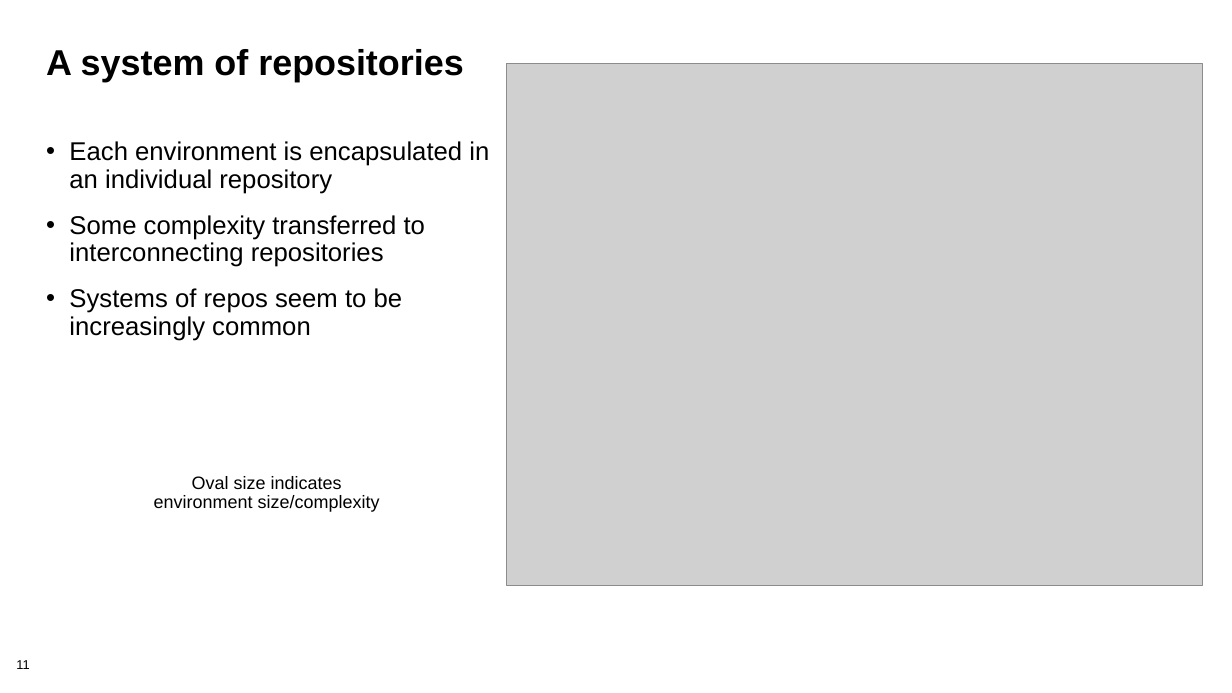
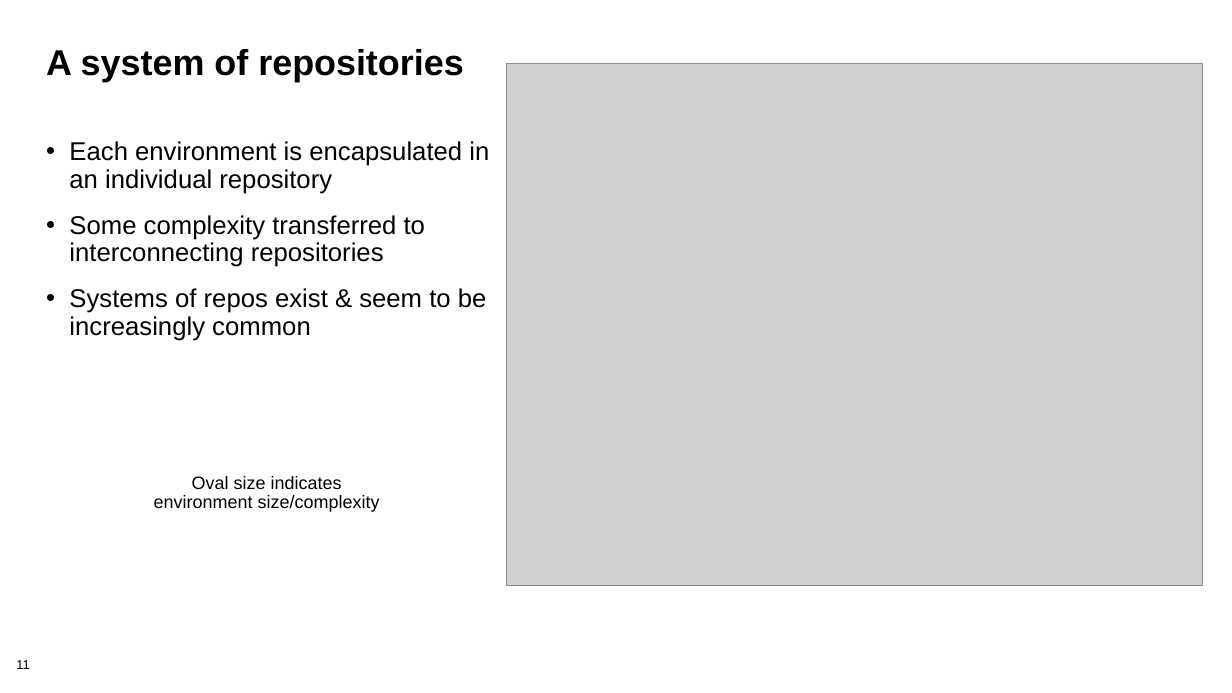
Before and after one commit to bssw-tutorial/presentations, a slide deck: slide 11 of computational-expts.pptx. Drawn at 1232x693 pixels with LibreOffice and Linux fonts; fonts in the diff are those of the drawing; grey boxes stand for pictures; background and template pictures are left out. Boxes give left, top, right and bottom in pixels: in the first picture for what was removed or moved away, otherwise in the second. Text is boxed around its words. In the diff, an @@ line names an element or a change of style, - is before the commit and + after.

```diff
--- a/computational-expts.pptx
+++ b/computational-expts.pptx
@@ text at (69, 288, 487, 341): text changed @@
-• Systems of repos seem to be increasingly common
+• Systems of repos exist & seem to be increasingly common
```
Also in this commit, not shown: 10 other slides changed.
